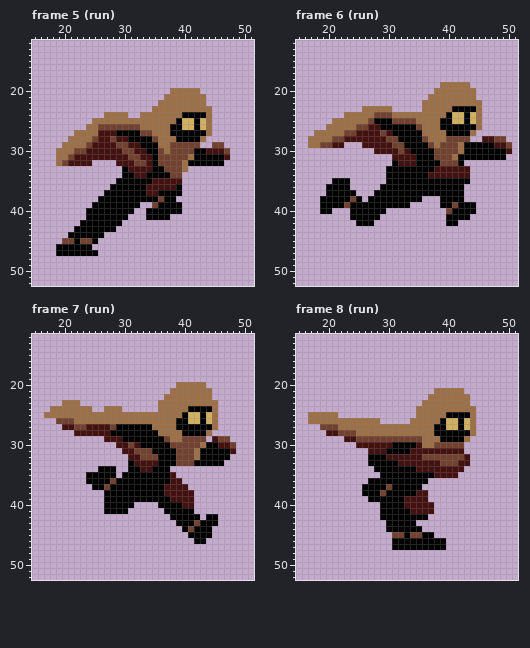
Pixel-art file -- Aseprite/Characters/player new colours.aseprite. Above, as it was before the edit.
64x64 pixels, 64 frames. Shown: frame 5 (run): x 15..51, y 12..52; frame 6 (run): x 15..51, y 12..52; frame 7 (run): x 15..51, y 12..52; frame 8 (run): x 15..51, y 12..52. The commit also changed other frames, which this record leaves out.
New version:
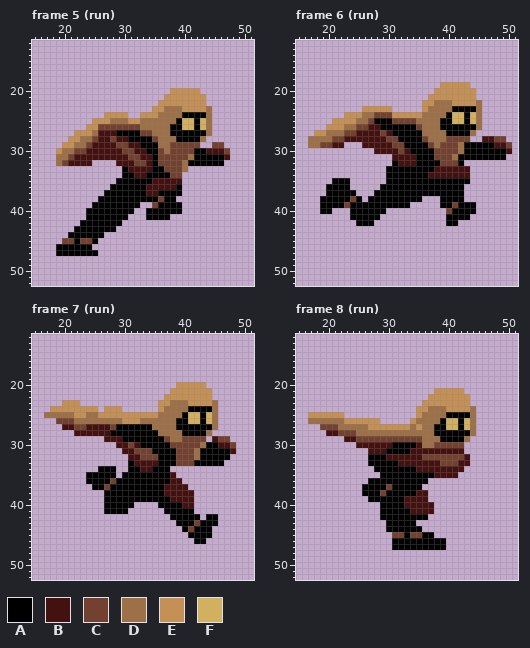
Palette (. is transparent): A #000000  B #43110f  C #72412f  D #9e7047  E #c59056  F #d1b062
The commit says: player collider shrinks midair, new air animations
From old to new:
layer "running man/highlights" added
Changed rows in their new state; - is an unchanged pixel.
Frame 5 (run), layer "running man/highlights":
first column x 19:
20 -------------------EEEEE-
21 ------------------EEEEEEE
22 -----------------EEEEEEEE
23 ----------------EE---EEEE
24 --------EEEE--EEE--------
25 ------EEE---EE-----------
26 -----EE------------------
27 ---EEE-------------------
28 --EE---------------------
29 -EE----------------------
30 E------------------------
Frame 6 (run), layer "running man/highlights":
first column x 18:
19 ---------------------EEEEE-
20 --------------------EEEEEEE
21 -------------------EEEEEEEE
22 ------------------EE---EEEE
23 --------EEEEE-----E--------
24 -----EEE-----EEEEE---------
25 ---EEEE--------------------
26 --EEE----------------------
27 EE-------------------------
Frame 7 (run), layer "running man/highlights":
first column x 18:
20 ---------------------EEEEE-
21 --------------------EEEEEEE
22 -------------------EEEEEEEE
23 --EEE-------------EE---EEEE
24 EEEEEEEE-EEE------E--------
25 ----EE--EEEEEEEEEE---------
26 ------------EEE------------
Frame 8 (run), layer "running man/highlights":
first column x 17:
21 ---------------------EEEEE-
22 --------------------EEEEEEE
23 -------------------EEEEEEEE
24 ------------------EE---EEEE
25 EEEEEE------------E--------
26 ------EEEEEE-----E---------
27 ----------EEEEEEE-E--------
Where, in picture pixels (left, top, right, bottom), the same in both pictures:
changed: (56, 88, 206, 154)
changed: (314, 82, 476, 136)
changed: (50, 382, 212, 424)
changed: (308, 388, 470, 430)
